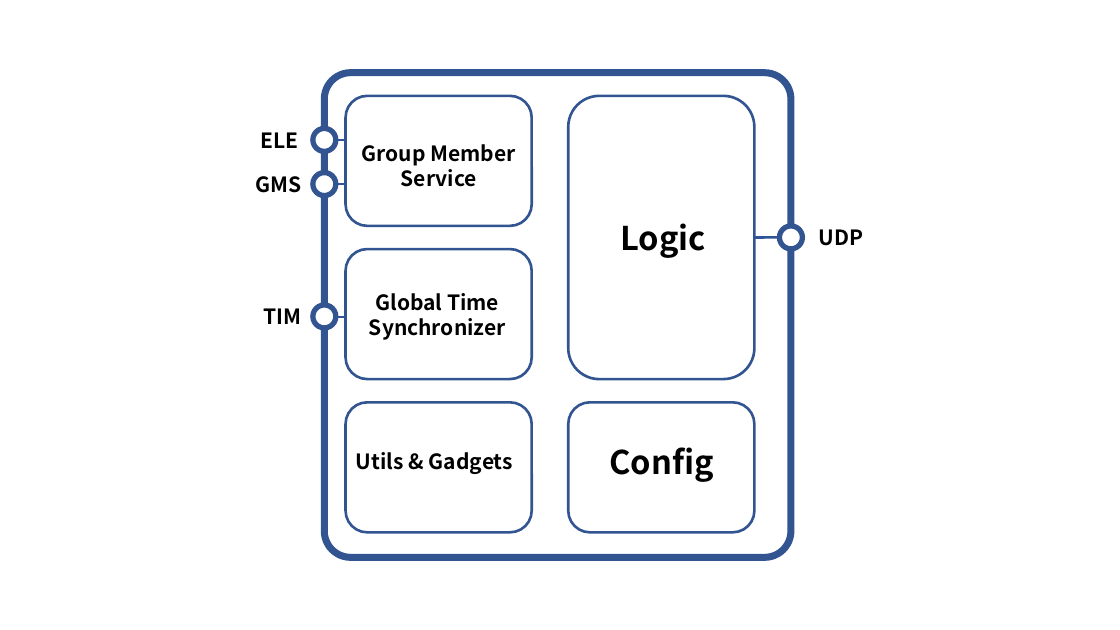
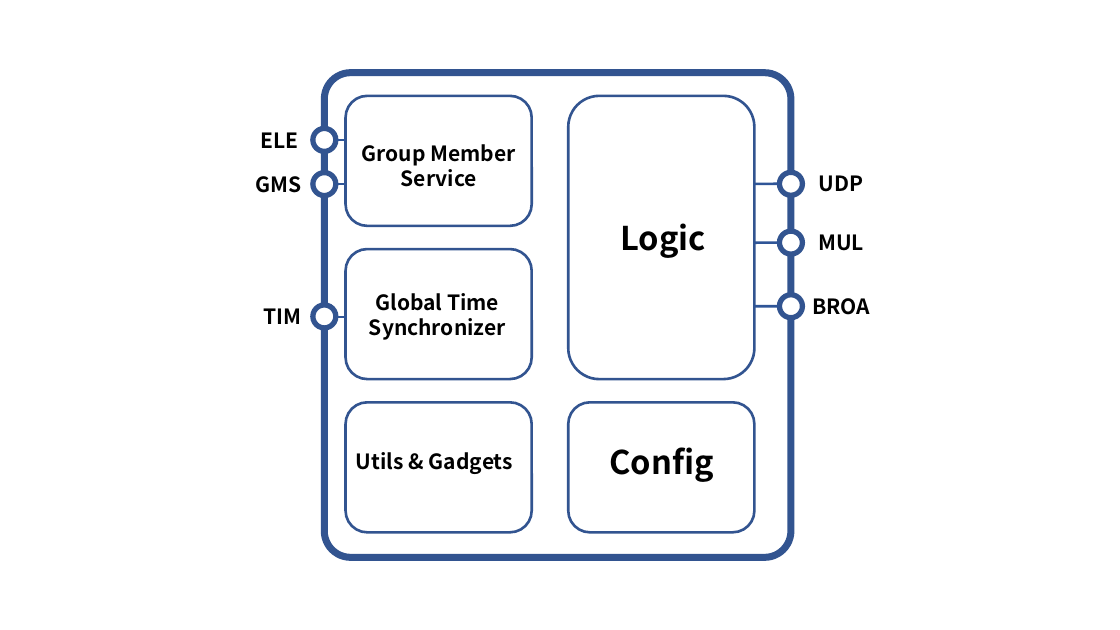
Before and after one commit to Lukasye/ds_project_ws2223_group3, a slide deck: slide 1 of Fina lReport/KONCEPT.pptx. Drawn at 1120x630 pixels with LibreOffice and Linux fonts; fonts in the diff are those of the drawing. Boxes give left, top, right and bottom in pixels: in the first picture for what was removed or moved away, otherwise in the second. Text is boxed around its words. In the diff, an @@ line names an element or a change of style, - is before the commit and + after.

```diff
--- a/Fina lReport/KONCEPT.pptx
+++ b/Fina lReport/KONCEPT.pptx
@@ 1 text, 1 ellipse, 1 line: place and size @@
-1 text, 1 ellipse, 1 line at [755,226,864,249]
+1 text, 1 ellipse, 1 line at [755,172,864,195]
@@ ellipse added at [780,231,802,254], fill #FFFFFF, outline #325491 4.5 pt @@
@@ text added at [818,234,864,251], 18 pt, text #000000, bold @@
+MUL
@@ line added from (780, 243) to (755, 243), #2F5597 2.25 pt @@
@@ ellipse added at [780,295,802,318], fill #FFFFFF, outline #325491 4.5 pt @@
@@ text added at [812,298,870,315], 18 pt, text #000000, bold @@
+BROA
@@ line added from (780, 307) to (755, 307), #2F5597 2.25 pt @@
```
Also in this commit, not shown: 16 other files.
